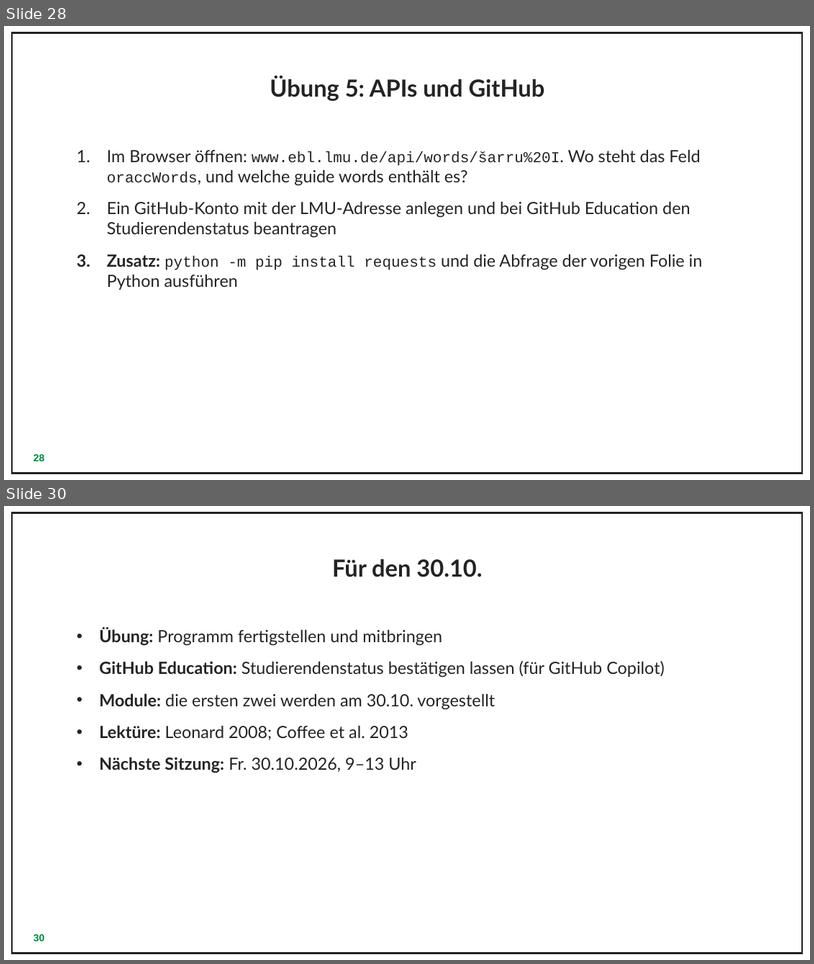
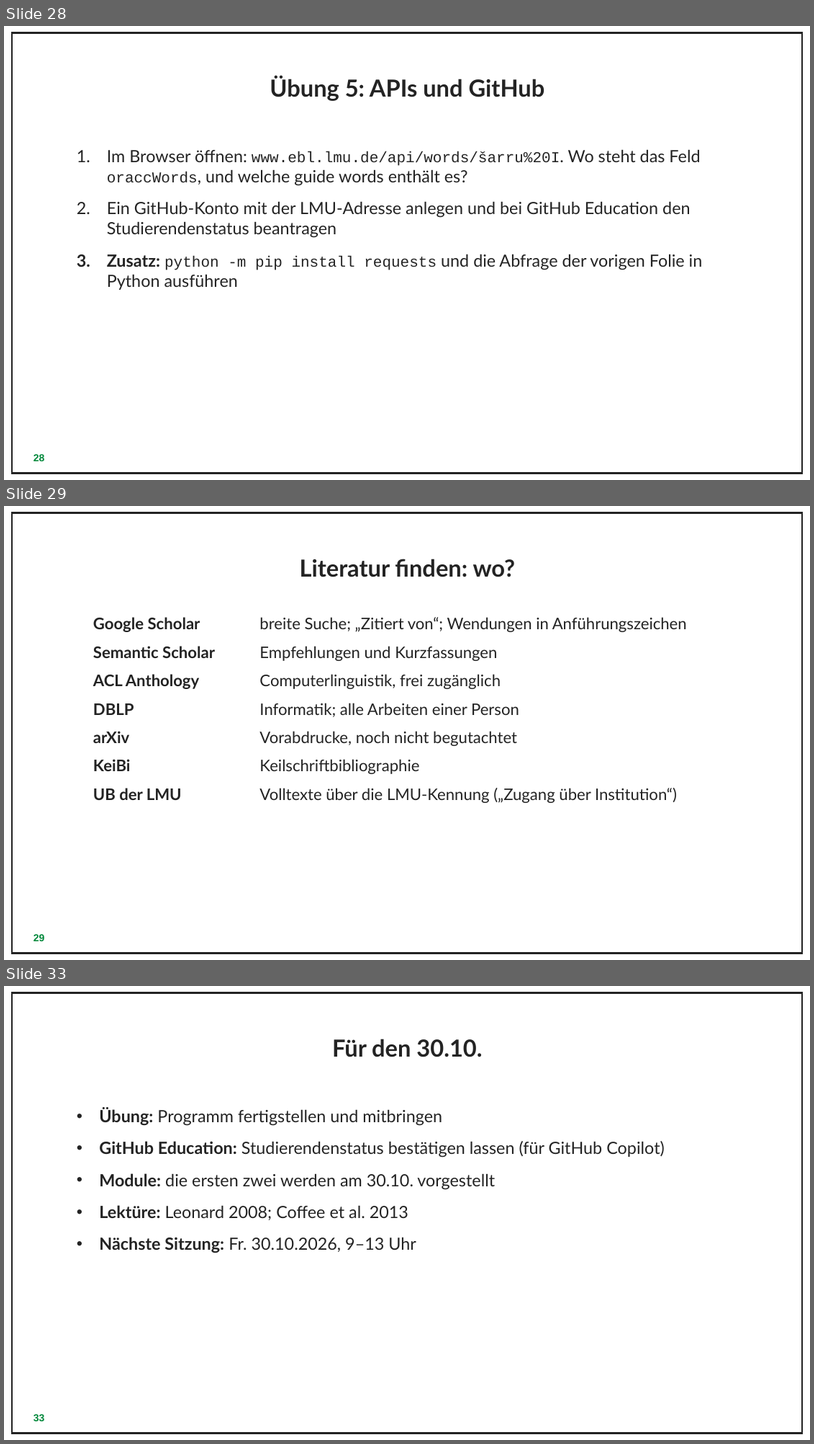
Before and after one commit to ejimsan/digitale-methode, a slide deck: 1._sitzung/Folien_Python_und_Regex.pptx. Shown one above the other, each under a label of ours: slides 28 and 30 before the commit, slides 28, 29 and 33 after it; the slides between them are not shown. The pictures are 814x964 and 814x1444 pixels, drawn with LibreOffice and Linux fonts; fonts in the diff are those of the drawing; background and template pictures are left out. Boxes give left, top, right and bottom in pixels: in the first picture for what was removed or moved away, otherwise in the second. Text is boxed around its words. In the diff, an @@ line names an element or a change of style, - is before the commit and + after.

```diff
--- a/1._sitzung/Folien_Python_und_Regex.pptx
+++ b/1._sitzung/Folien_Python_und_Regex.pptx
@@ slide 29 added at (x1=4, y1=506, x2=810, y2=960), background #FFFFFF @@
@@ rectangle added at (x1=12, y1=512, x2=802, y2=952), outline #232323 2.25 pt @@
@@ title added at (x1=300, y1=559, x2=516, y2=577), 28 pt, text #232323, bold @@
+Literatur finden: wo?
@@ text added at (x1=93, y1=617, x2=215, y2=800), 19 pt, text #232323, bold @@
+Google Scholar
+Semantic Scholar
+ACL Anthology
+DBLP
+arXiv
+KeiBi
+UB der LMU
@@ text added at (x1=260, y1=617, x2=687, y2=803), 19 pt, text #232323 @@
+breite Suche; „Zitiert von“; Wendungen in Anführungszeichen
+Empfehlungen und Kurzfassungen
+Computerlinguistik, frei zugänglich
+Informatik; alle Arbeiten einer Person
+Vorabdrucke, noch nicht begutachtet
+Keilschriftbibliographie
+Volltexte über die LMU-Kennung („Zugang über Institution“)
@@ page number added at (x1=34, y1=934, x2=45, y2=941), 12 pt, text #00883A, bold @@
+29
@@ what was slide 30 is now slide 33 @@
@@ page number at (x1=34, y1=1414, x2=45, y2=1421): text changed @@
-30
+33
```
Also in this commit, not shown: 2 slides changed, 2 other slides added, 3 other files.
